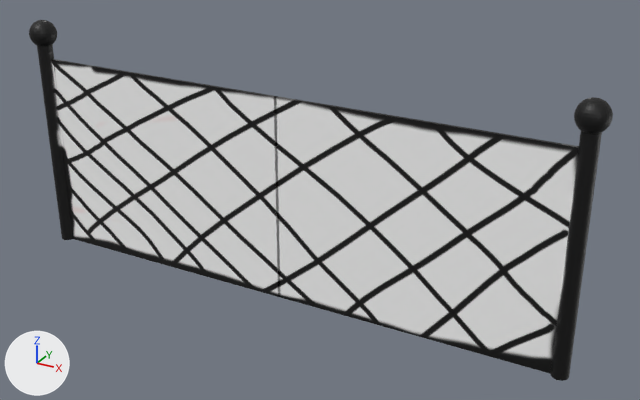
The FBX model Assets/Meshes/Fence.fbx as it was, and as the next commit left it.
Before and after are seen from a camera (50 mm lens) standing at (29.2, -47.2, 31.8) and looking at (2.7, 0.9, 7.8). Lighting does not change. The marker at lower left points along +X, +Y and +Z.
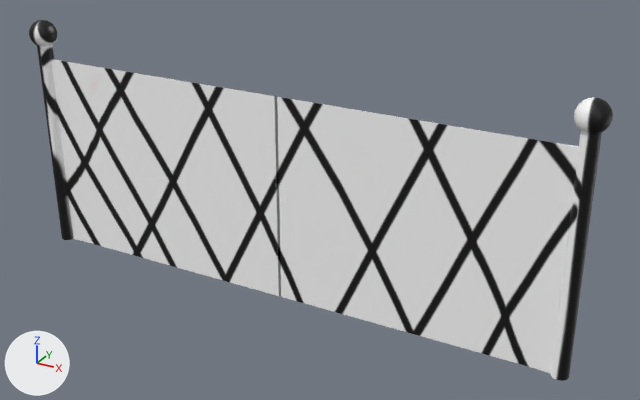
The change, as a list of edits to the scene's bpy script:
```text
Change me_sphere:
    where me_sphere.from_pydata(...)  # 2948 vertices, 3008 faces; spans x -21.1..21.1, y -1.0..1.0, z 0.0..17.7
    used by ob_sphere; location = (0.0, 0.0, 0.0)
    me_sphere part 1: all 480 vertices in x -18.3..18.3, y 0.1, z 0.0..14.9 are moved by (0.0, -0.1, 0.0)
    me_sphere part 2: all 480 vertices in x -18.3..18.3, y -0.1, z 0.0..14.9 are moved by (0.0, 0.1, 0.0)
    me_sphere part 3: texture (UV) coordinates of 3008 of 3008 faces, centred in x -21.1..21.1, y -1.0..1.0, z 0.0..17.7, changed; they spanned u 0.0..1.0, v 0.0..1.0 and now span u 0.01..0.99, v 0.28..0.69
```

Pixel boxes (x1, y1, x2, y2) of what changed, in the pictures (640 x 400 px; the box of a moved part takes in the faces that stretch with it):
'Sphere', reshaped, surface changed (black to grey)
    both: (29, 20, 613, 381)
part 1 of me_sphere, moved or reshaped
    both: (53, 59, 579, 147)
part 2 of me_sphere, moved or reshaped
    both: (51, 59, 579, 374)
part 3 of me_sphere, surface changed (black to grey)
    both: (29, 20, 613, 381)
